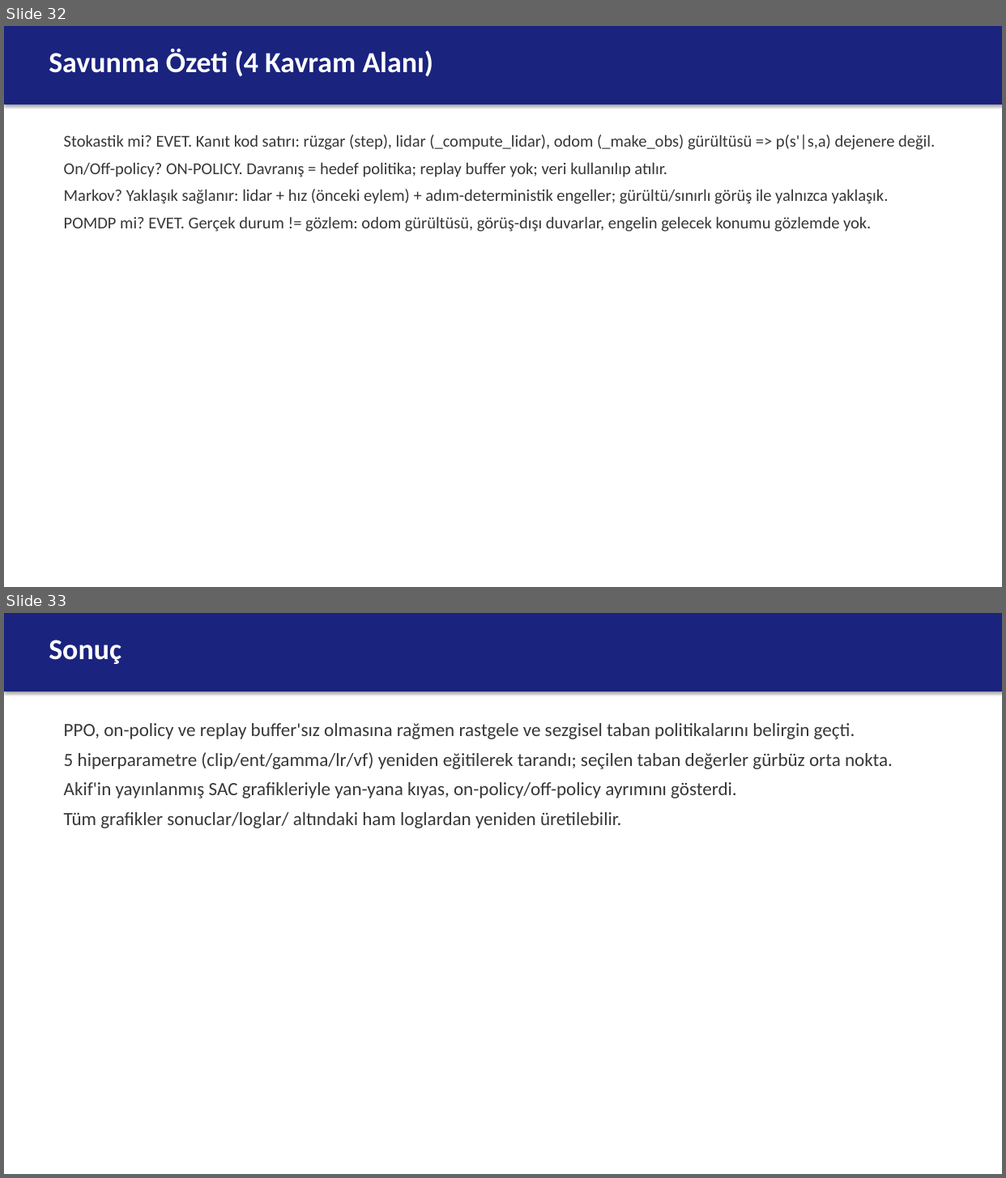
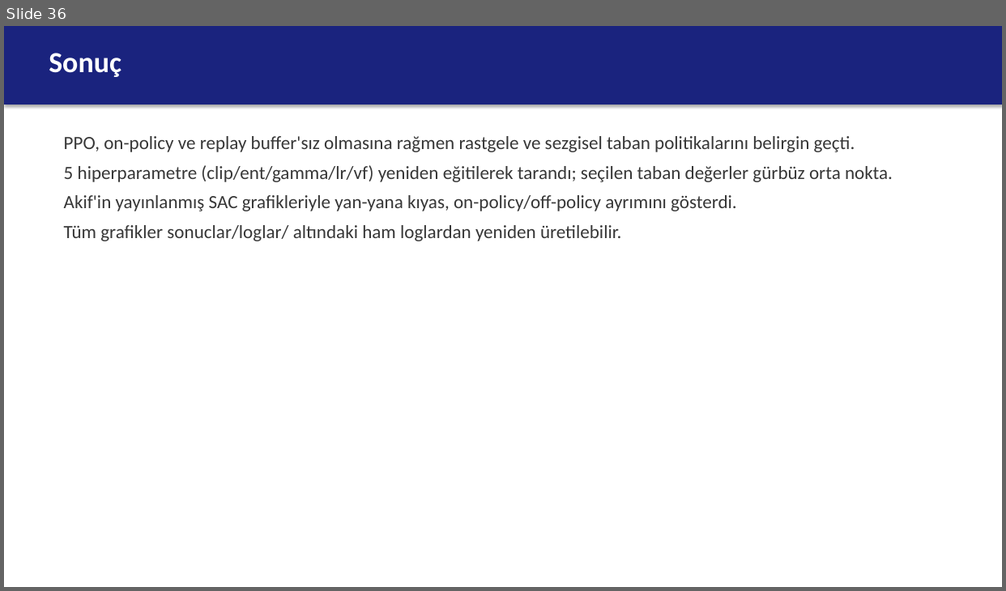
Before and after one commit to berkeryigit/rl_drone_pathfinding, a slide deck: deliverables/sunum/220202046_sunum.pptx. Shown one above the other, each under a label of ours: slides 32 and 33 before the commit, slide 36 after it. The pictures are 1006x1178 and 1006x591 pixels, drawn with LibreOffice and Linux fonts; fonts in the diff are those of the drawing. Boxes give left, top, right and bottom in pixels: in the first picture for what was removed or moved away, otherwise in the second. Text is boxed around its words. In the diff, an @@ line names an element or a change of style, - is before the commit and + after.

Commit message:
savunma: rapor+sunum detaylandirildi (4 alan, stokastiklik degerleri+kod satiri+ornek, her isterler.md sorusu gerekceli)
- rapor Bolum 9: 4 alt-bolum, sigma degerleri, p(s'|s,a) ornegi, top/Atari analojileri, belief state
- sunum: tek savunma slaydi -> 4 detayli slayt + Ortam slaytina stokastiklik degerleri
- DesignFolder/prompt.md ayni detayla guncellendi

```diff
--- a/deliverables/sunum/220202046_sunum.pptx
+++ b/deliverables/sunum/220202046_sunum.pptx
@@ slide 32 removed at [4,26,1002,587], background #FFFFFF @@
@@ rectangle removed at [4,26,1002,105] @@
@@ text removed at [49,48,433,77] @@
-Savunma Özeti (4 Kavram Alanı)
@@ text removed at [64,135,935,232] @@
-Stokastik mi? EVET. Kanıt kod satırı: rüzgar (step), lidar (_compute_lidar), odom (_make_obs) gürültüsü => p(s'|s,a) dejenere değil.
-On/Off-policy? ON-POLICY. Davranış = hedef politika; replay buffer yok; veri kullanılıp atılır.
-Markov? Yaklaşık sağlanır: lidar + hız (önceki eylem) + adım-deterministik engeller; gürültü/sınırlı görüş ile yalnızca yaklaşık.
-POMDP mi? EVET. Gerçek durum != gözlem: odom gürültüsü, görüş-dışı duvarlar, engelin gelecek konumu gözlemde yok.
@@ what was slide 33 is now slide 36 @@
```
Also in this commit, not shown: 1 slide changed, 4 slides added, 4 other files.
